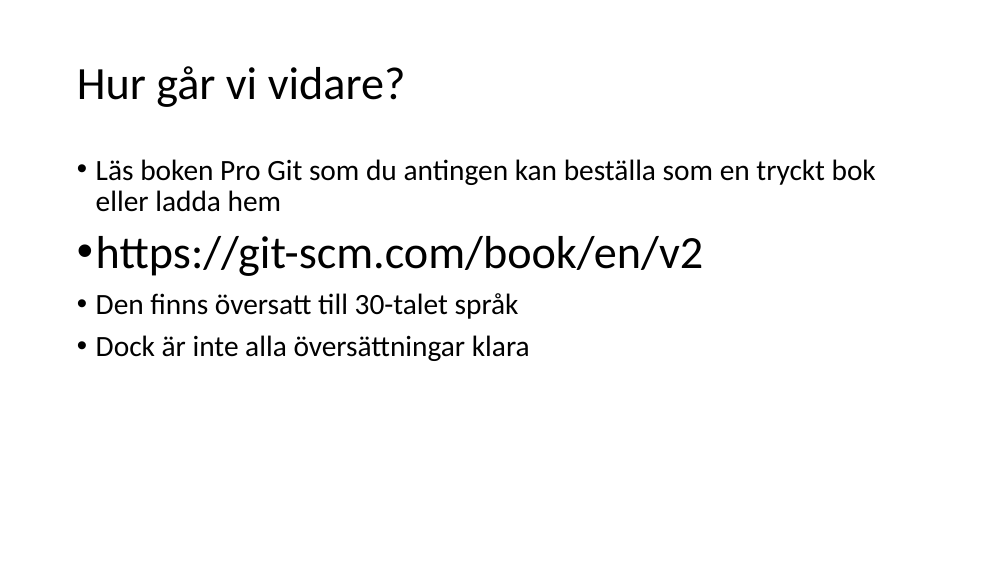
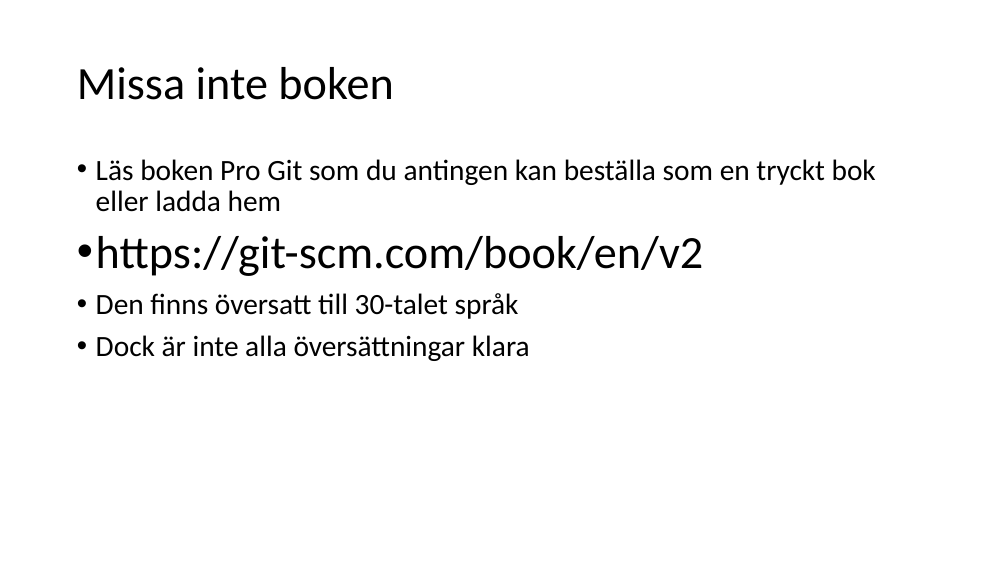
Before and after one commit to Rnqst/Lexicon-PRG122-gavle-2022, a slide deck: slide 7 of prg122 tisdag.odp (slide 19 before the commit). Drawn at 1008x567 pixels with LibreOffice and Linux fonts; fonts in the diff are those of the drawing. Boxes give left, top, right and bottom in pixels: in the first picture for what was removed or moved away, otherwise in the second. Text is boxed around its words. In the diff, an @@ line names an element or a change of style, - is before the commit and + after.

```diff
--- a/prg122 tisdag.odp
+++ b/prg122 tisdag.odp
@@ title at [77, 67, 393, 100]: text changed @@
-Hur går vi vidare?
+Missa inte boken
```
Also in this commit, not shown: 9 other slides changed, 18 slides added, 18 slides removed, 8 other files.
